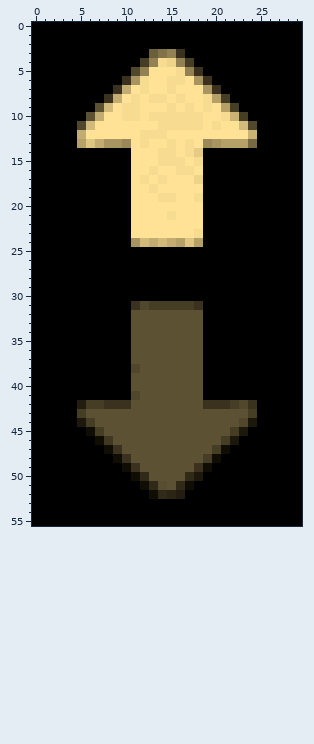
One commit to this pixel-art sprite: assets/336x384-gts-4-mini/default/Page/up.png. Above: the version before the commit.
The file is 30x56 pixels. Colours within 5 levels of each other are drawn and written as one.
The same view after the edit:
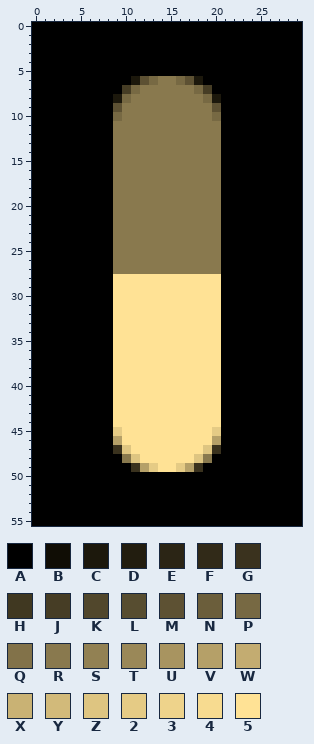
Palette (. is transparent): A #000000  B #100d05  C #1c180c  D #221d0f  E #2b2515  F #312a18  G #3a321e  H #403821  J #463d25  K #51472c  L #574d30  M #5d5133  N #6b5e3b  P #776943  Q #827249  R #89794e  S #928153  T #9a8858  U #a89460  V #b5a068  W #c3ac71  X #c9b274  Y #d2ba7a  Z #dec581  2 #e5cb85  3 #eed38b  4 #f7db90  5 #ffe295
Difference:
Changed rows in their new state; - is an unchanged pixel.
first column x 5:
 3 --------AAAA--------
 4 -------AAAAAA-------
 5 ------AAAAAAAA------
 6 -----ACMPRRPMCA-----
 7 ----AJPRRRRRRPJA----
 8 ---ACPRRRRRRRRPCA---
 9 --AAMRRRRRRRRRRMAA--
10 -AAAPRRRRRRRRRRPAAA-
11 AAAARRRRRRRRRRRRAAAA
12 AAAARRRRRRRRRRRRAAAA
13 AAAARRRRRRRRRRRRAAAA
14 ----RRRRRRRRRRRR----
15 ----RRRRRRRRRRRR----
16 ----RRRRRRRRRRRR----
17 ----RRRRRRRRRRRR----
18 ----RRRRRRRRRRRR----
19 ----RRRRRRRRRRRR----
20 ----RRRRRRRRRRRR----
21 ----RRRRRRRRRRRR----
22 ----RRRRRRRRRRRR----
23 ----RRRRRRRRRRRR----
24 ----RRRRRRRRRRRR----
25 ----RRRRRRRRRRRR----
26 ----RRRRRRRRRRRR----
27 ----RRRRRRRRRRRR----
28 ----555555555555----
29 ----555555555555----
30 ----555555555555----
31 ----555555555555----
32 ----555555555555----
33 ----555555555555----
34 ----555555555555----
35 ----555555555555----
36 ----555555555555----
37 ----555555555555----
38 ----555555555555----
39 ----555555555555----
40 ----555555555555----
41 ----555555555555----
42 AAAA555555555555AAAA
43 AAAA555555555555AAAA
44 AAAA555555555555AAAA
45 -AAA255555555552AAA-
46 --AAV5555555555VAA--
47 ---A-Z55555555ZGA---
48 ----ARZ555555ZRA----
49 -----A-V2552V-A-----
50 ------AAAAAAAA------
51 -------AAAAAA-------
52 --------AAAA--------
Where, in picture pixels (left, top, right, bottom), the same in both pictures:
changed: (77, 49, 257, 499)
